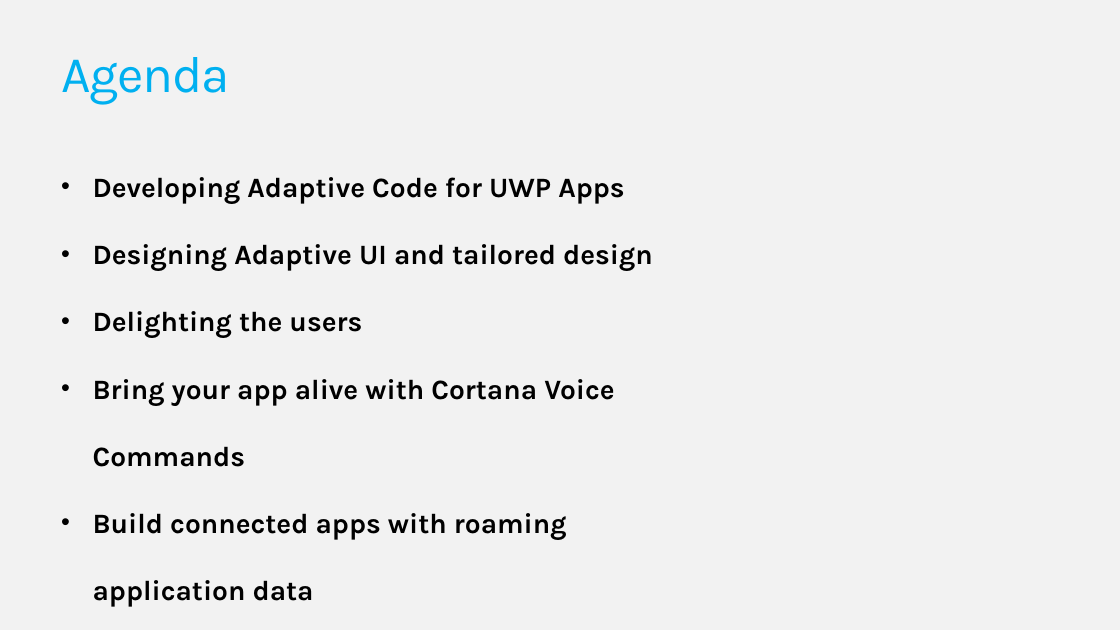
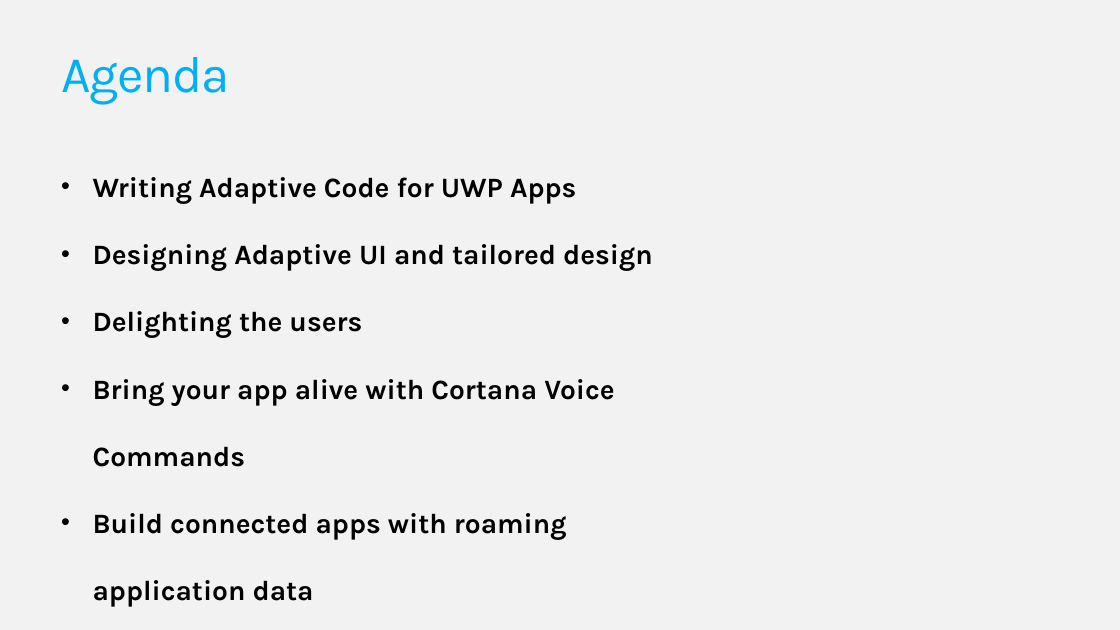
Before and after one commit to FutureUnleashed/HOL, a slide deck: slide 3 of Develop Windows UWP Apps on Windows 10 - 2.pptx. Drawn at 1120x630 pixels with LibreOffice and Linux fonts; fonts in the diff are those of the drawing; background and template pictures are left out. Boxes give left, top, right and bottom in pixels: in the first picture for what was removed or moved away, otherwise in the second. Text is boxed around its words. In the diff, an @@ line names an element or a change of style, - is before the commit and + after.

```diff
--- a/Develop Windows UWP Apps on Windows 10 - 2.pptx
+++ b/Develop Windows UWP Apps on Windows 10 - 2.pptx
@@ text at bbox=[93, 177, 576, 204]: text changed @@
-• Developing Adaptive Code for UWP Apps
+• Writing Adaptive Code for UWP Apps
```
Also in this commit, not shown: 4 other slides changed, 2 slides added.
